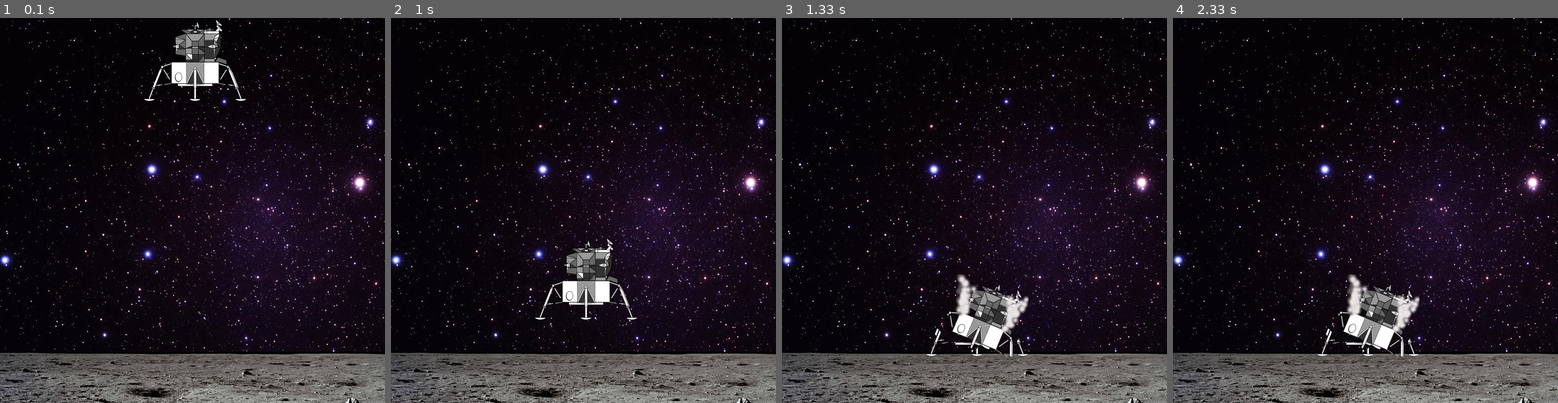
Above: before the commit, frames 1-4 (left to right).
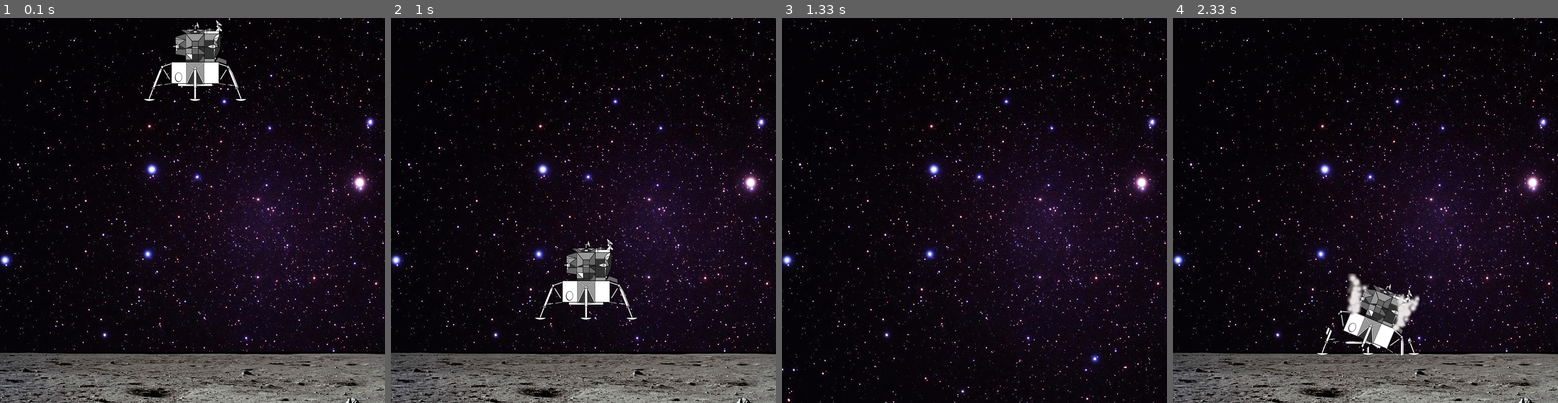
Above: after the commit, the same moments.

Repository: StevePaget/Pygame_Functions
Game: pygame game, started from demos/Moon Lander (Sprites demo).py
The game is run twice, just before and just after one commit, with the same random seed, the same clock (stepped at 60 frames per second) and the same inputs.
Inputs:
- Up to frame 1 (0.1 s): no input
- Up to frame 2 (1 s): hold Up from 0.88 s (still down)
- Up to frame 3 (1.33 s): keep holding Up
- Up to frame 4 (2.33 s): release Up at 1.35 s; type "a" at 1.98 s; type "nn" at 2.08 s; tap Enter at 2.32 s

Frames 1-2 are identical in both runs. In frame 3, 15% of the frame differs, in the area x 0-100%, y 66-100%; in frame 4, 1.1%.

Commit message:
Updates to EndWait to allow use of cross icon

Diff:
--- a/demos/Moon Lander (Sprites demo).py
+++ b/demos/Moon Lander (Sprites demo).py
@@ -34,6 +34,9 @@
         if yspeed > 10:
             changeSpriteImage(lander, 1)
         yspeed = 0              # stop the movement
+        pause(1000)
+        break
+    tick(30)
 
-
-    tick(30)
+endWait()
+print("done")
--- a/demos/pygame_functions.py
+++ b/demos/pygame_functions.py
@@ -549,21 +549,18 @@
 def endWait():
     updateDisplay()
     print("Press ESC to quit")
-    keys = pygame.key.get_pressed()
-    current_time = pygame.time.get_ticks()
-    waittime = 0
-    while not keys[pygame.K_ESCAPE]:
-        current_time = pygame.time.get_ticks()
-        if current_time > waittime:
-            pygame.event.clear()
-            keys = pygame.key.get_pressed()
-            waittime += 20
+    waiting = True
+    while waiting:
+        for event in pygame.event.get():
+            if event.type == pygame.QUIT or (event.type == pygame.KEYDOWN and event.key == keydict["esc"]):
+                waiting = False
     pygame.quit()
+    exit()
+
 
 
 def keyPressed(keyCheck=""):
     global keydict
-    pygame.event.clear()
     keys = pygame.key.get_pressed()
     if sum(keys) > 0:
         if keyCheck == "" or keys[keydict[keyCheck.lower()]]:
@@ -636,11 +633,10 @@
 
 
 def tick(fps):
-    pygame.event.clear()
-    keys = pygame.key.get_pressed()
-    if (keys[pygame.K_ESCAPE]):
-        pygame.quit()
-        sys.exit()
+    for event in pygame.event.get():
+        if (event.type == pygame.KEYDOWN and event.key == keydict["esc"]) or event.type == pygame.QUIT:
+            pygame.quit()
+            sys.exit()
     gameClock.tick(fps)
     return gameClock.get_fps()
 
@@ -683,7 +679,7 @@
 
 
 def mousePressed():
-    pygame.event.clear()
+    #pygame.event.clear()
     mouseState = pygame.mouse.get_pressed()
     if mouseState[0]:
         return True
--- a/pygame_functions.py
+++ b/pygame_functions.py
@@ -549,21 +549,18 @@
 def endWait():
     updateDisplay()
     print("Press ESC to quit")
-    keys = pygame.key.get_pressed()
-    current_time = pygame.time.get_ticks()
-    waittime = 0
-    while not keys[pygame.K_ESCAPE]:
-        current_time = pygame.time.get_ticks()
-        if current_time > waittime:
-            pygame.event.clear()
-            keys = pygame.key.get_pressed()
-            waittime += 20
+    waiting = True
+    while waiting:
+        for event in pygame.event.get():
+            if event.type == pygame.QUIT or (event.type == pygame.KEYDOWN and event.key == keydict["esc"]):
+                waiting = False
     pygame.quit()
+    exit()
+
 
 
 def keyPressed(keyCheck=""):
     global keydict
-    pygame.event.clear()
     keys = pygame.key.get_pressed()
     if sum(keys) > 0:
         if keyCheck == "" or keys[keydict[keyCheck.lower()]]:
@@ -636,11 +633,10 @@
 
 
 def tick(fps):
-    pygame.event.clear()
-    keys = pygame.key.get_pressed()
-    if (keys[pygame.K_ESCAPE]):
-        pygame.quit()
-        sys.exit()
+    for event in pygame.event.get():
+        if (event.type == pygame.KEYDOWN and event.key == keydict["esc"]) or event.type == pygame.QUIT:
+            pygame.quit()
+            sys.exit()
     gameClock.tick(fps)
     return gameClock.get_fps()
 
@@ -683,7 +679,7 @@
 
 
 def mousePressed():
-    pygame.event.clear()
+    #pygame.event.clear()
     mouseState = pygame.mouse.get_pressed()
     if mouseState[0]:
         return True
